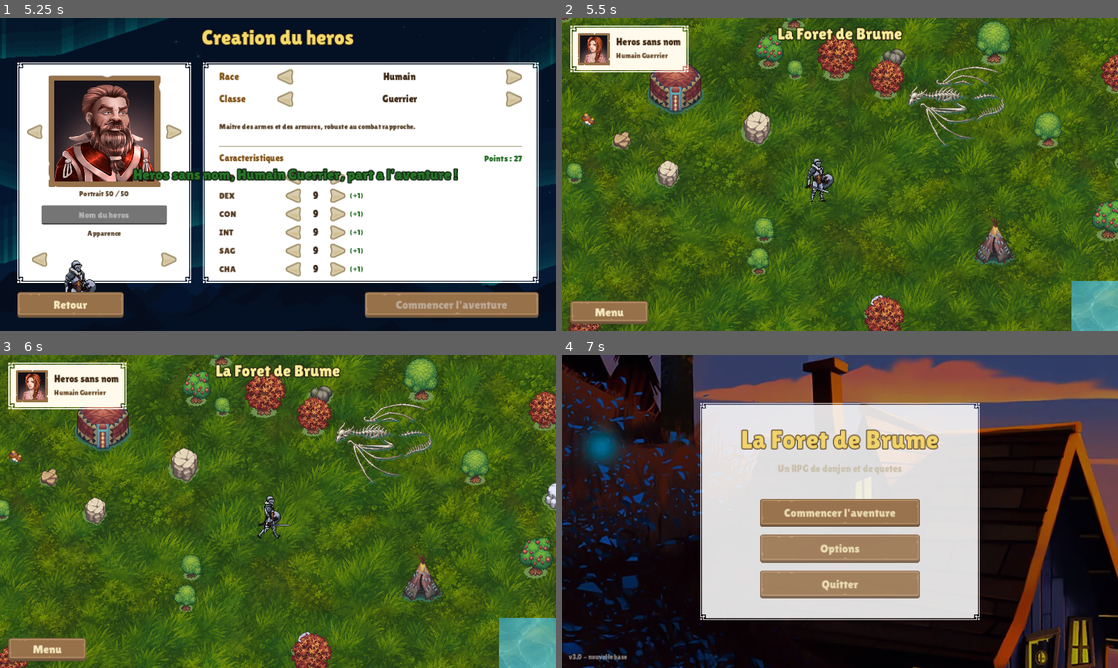
Above: before the commit, frames 1-4 (two rows, left to right).
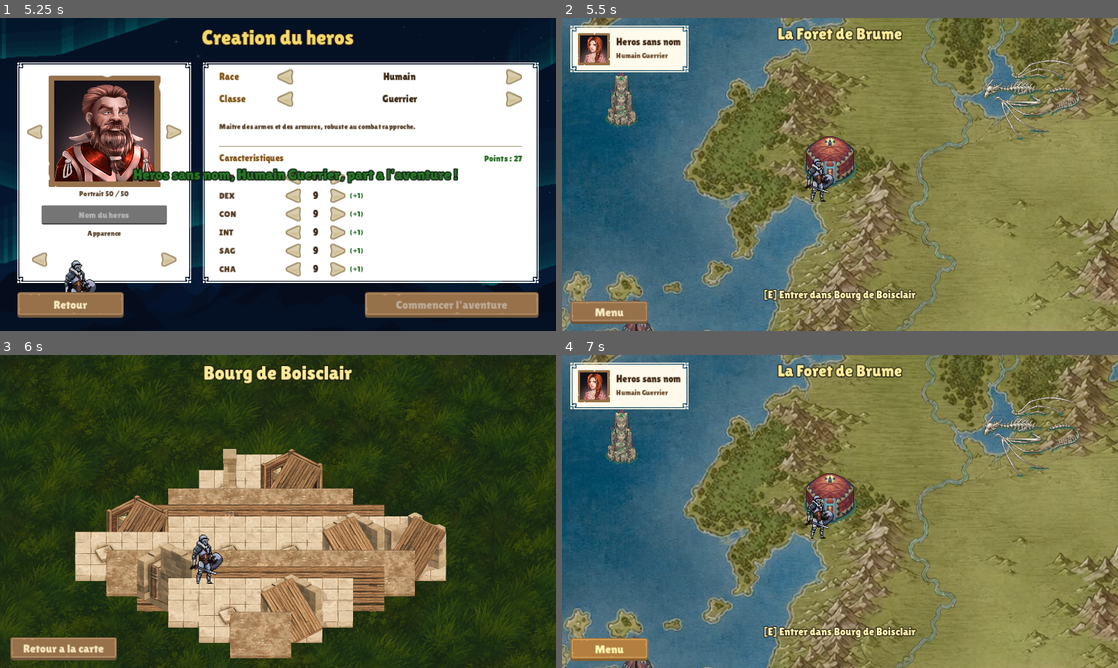
Above: after the commit, the same moments.

Repository: libertysand1982-png/Sand
Game: Godot game, scene res://scenes/MainMenu.tscn
The game is run twice, just before and just after one commit, with the same random seed, the same clock (stepped at 60 frames per second) and the same inputs.
Inputs (mouse positions are in pixels of both pictures, inside the frame that each line leads up to):
- Up to frame 1 (5.25 s): tap Enter at 0.5 s; move the mouse to (400, 158) at 0.52 s; hold D 0.53-1.25 s; tap E at 0.6, 2.85 s; click (105, 215) at 1.27 s; type "Alex" at 1.35 s; click "Retour" at 2 s; move the mouse to (166, 190) at 2.77 s; hold S 2.78-3.5 s; click "Commencer l'aventure" at 3.5 s; click "Commencer l'aventure" at 4.25 s; click (33, 130) at 5 s
- Up to frame 2 (5.5 s): no input
- Up to frame 3 (6 s): move the mouse to (333, 442) at 5.77 s; hold D from 5.78 s (still down); tap E at 5.85 s
- Up to frame 4 (7 s): release D at 6.5 s; click "Menu" (after the commit: "Retour a la carte") at 6.5 s

Frame 1 is identical in both runs. In frame 2, 94% of the frame differs, in the area x 0-100%, y 0-100%; in frame 3, 88%; in frame 4, 98%.

Commit message:
Remplace la carte par l'image de monde fantasy fournie
- La carte du monde utilise desormais l'illustration fournie (worldmap.jpg)
  comme terrain peint ; monde 1736x2320, camera qui suit le heros
- Retire le sol d'herbe tileable, le lac et le decor procedural (arbres,
  rochers, champignons) devenus inutiles
- Repositionne les 7 lieux (villages + donjons) sur les terres de la carte
- Le heros se deplace toujours au clavier, E pour entrer dans un village

Co-Authored-By: Claude Opus 4.8 <noreply@anthropic.com>
Claude-Session: https://claude.ai/code/session_01TLGVXnnqbKy8wnyLpkQH7c

Diff:
--- a/foret_de_brume/scenes/WorldMap.tscn
+++ b/foret_de_brume/scenes/WorldMap.tscn
@@ -1,8 +1,7 @@
 [gd_scene load_steps=7 format=3 uid="uid://foretworldmap01"]
 
 [ext_resource type="Script" path="res://scripts/WorldMap.gd" id="1_map"]
-[ext_resource type="Texture2D" path="res://assets/terrain/ground/grass.png" id="2_grass"]
-[ext_resource type="Texture2D" path="res://assets/terrain/ground/water.png" id="3_water"]
+[ext_resource type="Texture2D" path="res://assets/bg/worldmap.jpg" id="2_grass"]
 [ext_resource type="Texture2D" path="res://assets/ui/panel.png" id="4_panel"]
 [ext_resource type="Texture2D" path="res://assets/ui/panelInset_brown.png" id="5_inset"]
 [ext_resource type="FontFile" path="res://assets/fonts/lilita_one_regular.ttf" id="6_font"]
@@ -11,27 +10,15 @@
 script = ExtResource("1_map")
 
 [node name="Sol" type="Sprite2D" parent="."]
-texture_repeat = 2
 centered = false
 texture = ExtResource("2_grass")
-region_enabled = true
-region_rect = Rect2(0, 0, 2000, 1300)
-modulate = Color(0.78, 0.82, 0.74, 1)
-
-[node name="Lac" type="Sprite2D" parent="."]
-texture_repeat = 2
-centered = false
-position = Vector2(1480, 940)
-texture = ExtResource("3_water")
-region_enabled = true
-region_rect = Rect2(0, 0, 520, 360)
-modulate = Color(0.85, 0.92, 1, 0.96)
+scale = Vector2(1.6, 1.6)
 
 [node name="Monde" type="Node2D" parent="."]
 y_sort_enabled = true
 
 [node name="Hero" type="Node2D" parent="Monde"]
-position = Vector2(1000, 720)
+position = Vector2(820, 1050)
 
 [node name="Sprite" type="Sprite2D" parent="Monde/Hero"]
 position = Vector2(0, -34)
@@ -43,8 +30,8 @@
 position_smoothing_speed = 6.0
 limit_left = 0
 limit_top = 0
-limit_right = 2000
-limit_bottom = 1300
+limit_right = 1736
+limit_bottom = 2320
 
 [node name="UI" type="CanvasLayer" parent="."]
 
--- a/foret_de_brume/scripts/WorldMap.gd
+++ b/foret_de_brume/scripts/WorldMap.gd
@@ -2,30 +2,25 @@
 ## Carte du monde parcourable : le heros (chevalier) se balade au clavier,
 ## la camera le suit, et la touche E pres d'un village permet d'y entrer.
 
-const WORLD := Vector2(2000, 1300)
+const WORLD := Vector2(1736, 2320)
 const VITESSE := 240.0
 const RAYON := 130.0
 
-const TREES := ["Tree1", "Tree2", "Tree3", "Fruit_tree1", "Flower_tree1", "Moss_tree1", "Autumn_tree1"]
-const ROCKS := ["Rock1_grass_shadow1", "Rock2_grass_shadow1", "Rock4_grass_shadow2",
-	"Rock5_grass_shadow1", "Rock6_grass_shadow3"]
-const CHAMPI := ["Black_mushrooms1_grass_shadow", "Orange_mushrooms1_grass_shadow"]
-
 # Lieux : nom, fichier, position monde, echelle, village, description.
 const LIEUX := [
-	{"nom": "Bourg de Boisclair", "f": "Yurt1_grass_shadow", "p": Vector2(660, 540), "e": 1.5, "village": true,
+	{"nom": "Bourg de Boisclair", "f": "Yurt1_grass_shadow", "p": Vector2(800, 1024), "e": 1.4, "village": true,
 		"desc": "Le plus grand village de la contree. Marche, taverne et forge t'y attendent."},
-	{"nom": "Hameau de Valombre", "f": "Yurt2_grass_shadow", "p": Vector2(1320, 860), "e": 1.2, "village": true,
-		"desc": "Un paisible hameau, repute pour ses pecheurs et ses conteurs."},
-	{"nom": "Camp des Errants", "f": "Yurt1_grass_shadow", "p": Vector2(1620, 360), "e": 1.1, "village": true,
-		"desc": "Un campement de nomades dresse a l'oree de la foret. On y troque de tout."},
-	{"nom": "Caverne d'Ombre", "f": "Cave_entrance1_grass_shadow", "p": Vector2(1500, 230), "e": 1.3, "village": false,
-		"desc": "Une bouche sombre creusee dans la roche. Un donjon dont nul n'est ressorti indemne."},
-	{"nom": "Pyramide Engloutie", "f": "Stone_pyramid1_grass_shadow", "p": Vector2(1040, 300), "e": 3.0, "village": false,
-		"desc": "Un monument ancien aux glyphes oublies, garde par d'antiques sortileges."},
-	{"nom": "Sanctuaire de Pierre", "f": "Rock_statue_mother_grass_shadow", "p": Vector2(360, 920), "e": 0.85, "village": false,
-		"desc": "Une statue maternelle erodee par les ages. On dit qu'elle exauce les voeux sinceres."},
-	{"nom": "Cimetiere du Dragon", "f": "Dragon_bones_full_grass_shadow", "p": Vector2(1240, 580), "e": 0.95, "village": false,
+	{"nom": "Hameau de Valombre", "f": "Yurt2_grass_shadow", "p": Vector2(400, 1360), "e": 1.2, "village": true,
+		"desc": "Un paisible hameau de la cote ouest, repute pour ses pecheurs et ses conteurs."},
+	{"nom": "Camp des Errants", "f": "Yurt1_grass_shadow", "p": Vector2(832, 576), "e": 1.1, "village": true,
+		"desc": "Un campement de nomades dresse dans les vallees du nord. On y troque de tout."},
+	{"nom": "Caverne d'Ombre", "f": "Cave_entrance1_grass_shadow", "p": Vector2(1088, 352), "e": 1.3, "village": false,
+		"desc": "Une bouche sombre dans les montagnes enneigees. Un donjon dont nul n'est ressorti indemne."},
+	{"nom": "Pyramide Engloutie", "f": "Stone_pyramid1_grass_shadow", "p": Vector2(1056, 1920), "e": 3.0, "village": false,
+		"desc": "Un monument ancien des deserts du sud, garde par d'antiques sortileges."},
+	{"nom": "Sanctuaire de Pierre", "f": "Rock_statue_mother_grass_shadow", "p": Vector2(368, 896), "e": 0.85, "village": false,
+		"desc": "Une statue maternelle erodee par les ages, perdue dans les forets de l'ouest."},
+	{"nom": "Cimetiere du Dragon", "f": "Dragon_bones_full_grass_shadow", "p": Vector2(1216, 896), "e": 0.95, "village": false,
 		"desc": "Les ossements colossaux d'un dragon dechu. Un tresor doit sommeiller sous ses cotes."},
 ]
 
@@ -51,7 +46,6 @@
 
 	$Monde/Hero/Camera2D.make_current()
 	_remplir_panneau_heros()
-	_construire_decor()
 	_construire_lieux()
 	_lancer_musique()
 	$UI/BtnRetour.pressed.connect(_on_menu)
@@ -82,39 +76,6 @@
 	s.scale = Vector2(echelle, echelle)
 	$Monde.add_child(s)
 	return s
-
-
-func _trop_pres(pos: Vector2) -> bool:
-	if pos.distance_to(_hero.position) < 180.0:
-		return true
-	if Rect2(1440, 900, 600, 400).has_point(pos):  # le lac
-		return true
-	for l in LIEUX:
-		if pos.distance_to(l["p"]) < 150.0:
-			return true
-	return false
-
-
-func _construire_decor() -> void:
-	var rng := RandomNumberGenerator.new()
-	rng.seed = 20260622
-	for i in 70:
-		var pos := Vector2(rng.randf_range(40, WORLD.x - 40), rng.randf_range(110, WORLD.y - 40))
-		if _trop_pres(pos):
-			continue
-		_ajouter("res://assets/terrain/trees/%s.png" % TREES[rng.randi() % TREES.size()],
-			pos, rng.randf_range(0.85, 1.25))
-	for i in 22:
-		var pos := Vector2(rng.randf_range(40, WORLD.x - 40), rng.randf_range(110, WORLD.y - 40))
-		if _trop_pres(pos):
-			continue
-		_ajouter("res://assets/terrain/rocks/%s.png" % ROCKS[rng.randi() % ROCKS.size()],
-			pos, rng.randf_range(0.8, 1.2))
-	for i in 14:
-		var pos := Vector2(rng.randf_range(40, WORLD.x - 40), rng.randf_range(110, WORLD.y - 40))
-		if _trop_pres(pos):
-			continue
-		_ajouter("res://assets/terrain/objects/%s.png" % CHAMPI[rng.randi() % CHAMPI.size()], pos)
 
 
 func _construire_lieux() -> void:
Binary file added: foret_de_brume/assets/bg/worldmap.jpg
